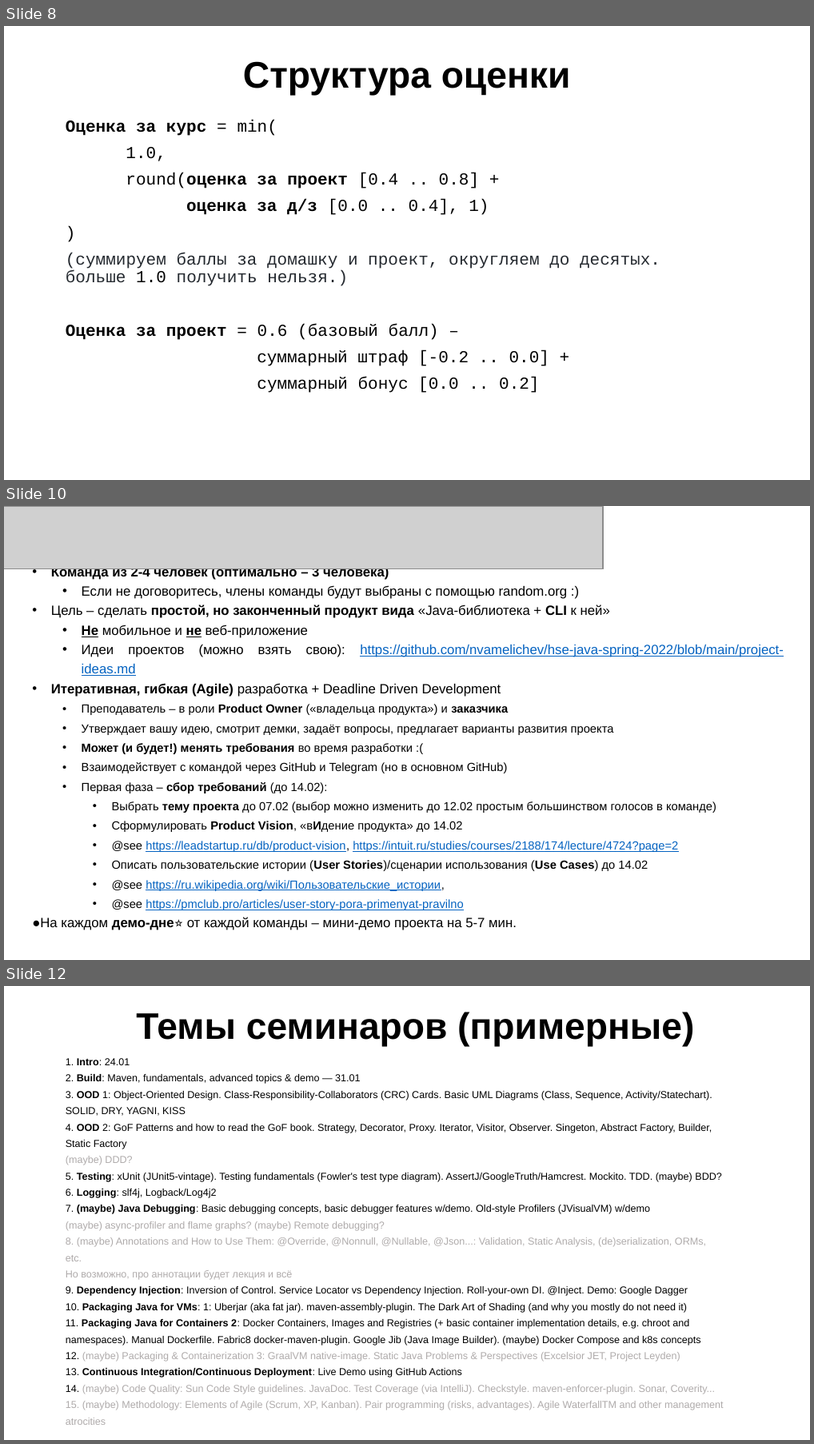
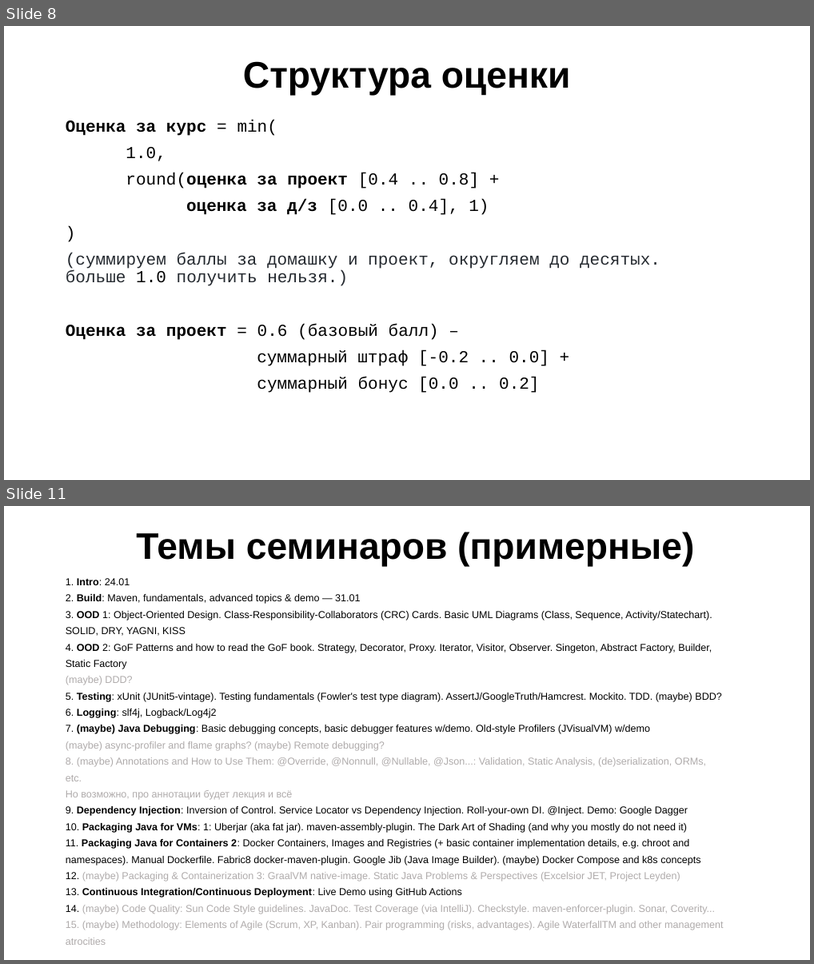
Before and after one commit to albina-astr/hse-java-spring-2023, a slide deck: intro.pptx. Shown one above the other, each under a label of ours: slides 8, 10 and 12 before the commit, slides 8 and 11 after it; the slides between them are not shown. The pictures are 814x1444 and 814x964 pixels, drawn with LibreOffice and Linux fonts; fonts in the diff are those of the drawing; grey boxes stand for pictures. Boxes give left, top, right and bottom in pixels: in the first picture for what was removed or moved away, otherwise in the second. Text is boxed around its words. In the diff, an @@ line names an element or a change of style, - is before the commit and + after.

Commit message:
Updated intro materials + added first java project

```diff
--- a/intro.pptx
+++ b/intro.pptx
@@ slide 10 removed at box(4, 506, 810, 960), background #FFFFFF @@
@@ picture removed at box(4, 506, 486, 557) @@
@@ picture removed at box(4, 506, 604, 569) @@
@@ picture removed at box(4, 506, 603, 569) @@
@@ text removed at box(32, 568, 784, 930) @@
-• Команда из 2-4 человек (оптимально – 3 человека)
-  • Если не договоритесь, члены команды будут выбраны с помощью random.org :)
-• Цель – сделать простой, но законченный продукт вида «Java-библиотека + CLI к ней»
-  • Не мобильное и не веб-приложение
-  • Идеи проектов (можно взять свою): https://github.com/nvamelichev/hse-java-spring-2022/blob/main/project-ideas.md
-• Итеративная, гибкая (Agile) разработка + Deadline Driven Development
-  • Преподаватель – в роли Product Owner («владельца продукта») и заказчика
-  • Утверждает вашу идею, смотрит демки, задаёт вопросы, предлагает варианты развития проекта
-  • Может (и будет!) менять требования во время разработки :(
-  • Взаимодействует с командой через GitHub и Telegram (но в основном GitHub)
-  • Первая фаза – сбор требований (до 14.02):
-    • Выбрать тему проекта до 07.02 (выбор можно изменить до 12.02 простым большинством голосов в команде)
-    • Сформулировать Product Vision, «вИдение продукта» до 14.02
-    • @see https://leadstartup.ru/db/product-vision, https://intuit.ru/studies/courses/2188/174/lecture/4724?page=2
-    • Описать пользовательские истории (User Stories)/сценарии использования (Use Cases) до 14.02
-    • @see https://ru.wikipedia.org/wiki/Пользовательские_истории,
-    • @see https://pmclub.pro/articles/user-story-pora-primenyat-pravilno
-●На каждом демо-дне⭐️ от каждой команды – мини-демо проекта на 5-7 мин.
@@ what was slide 12 is now slide 11 @@
```
Also in this commit, not shown: 2 slides changed, 3 other files.
